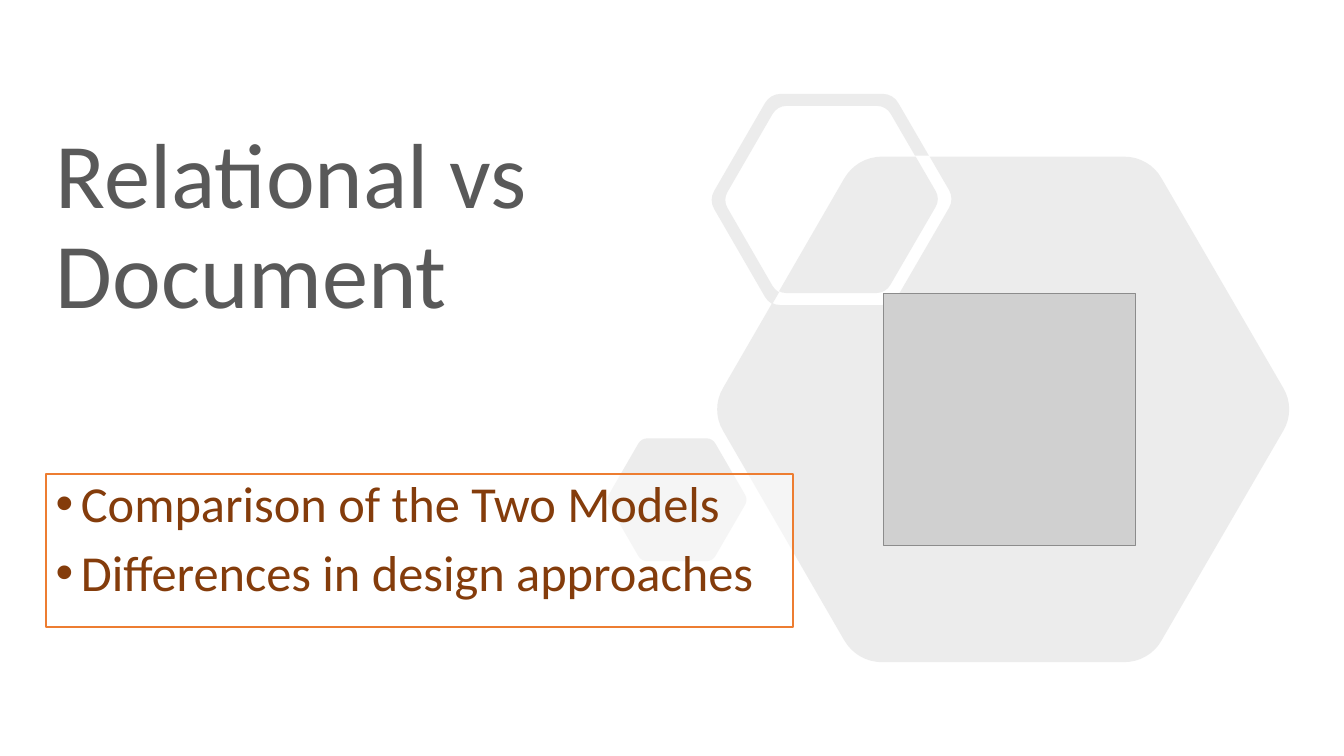
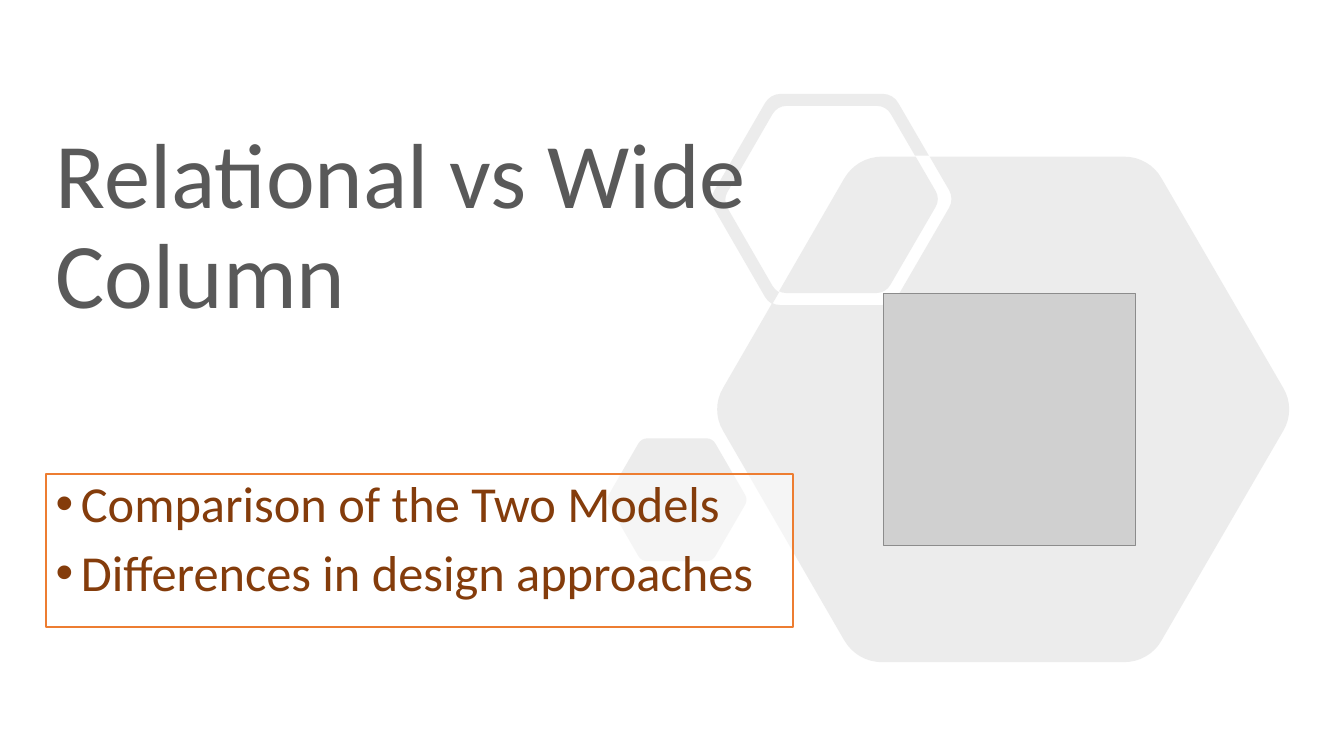
Before and after one commit to mafudge/ist769-old, a slide deck: slide 72 of content/G-Widecolumn/G-Widecolumn.pptx (slide 11 before the commit). Drawn at 1344x756 pixels with LibreOffice and Linux fonts; fonts in the diff are those of the drawing; grey boxes stand for pictures. Boxes give left, top, right and bottom in pixels: in the first picture for what was removed or moved away, otherwise in the second. Text is boxed around its words. In the diff, an @@ line names an element or a change of style, - is before the commit and + after.

```diff
--- a/content/G-Widecolumn/G-Widecolumn.pptx
+++ b/content/G-Widecolumn/G-Widecolumn.pptx
@@ title at (56,144,746,309): text changed @@
-Relational vs Document
+Relational vs Wide Column
```
Also in this commit, not shown: 5 other slides changed, 67 slides added, 37 slides removed, 30 other files.
